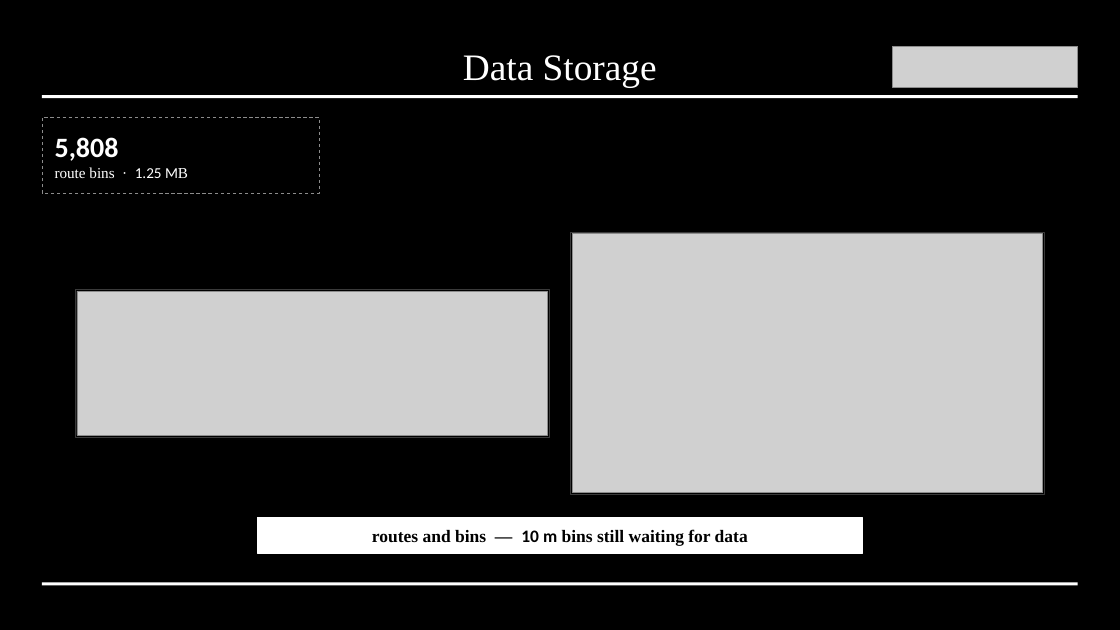
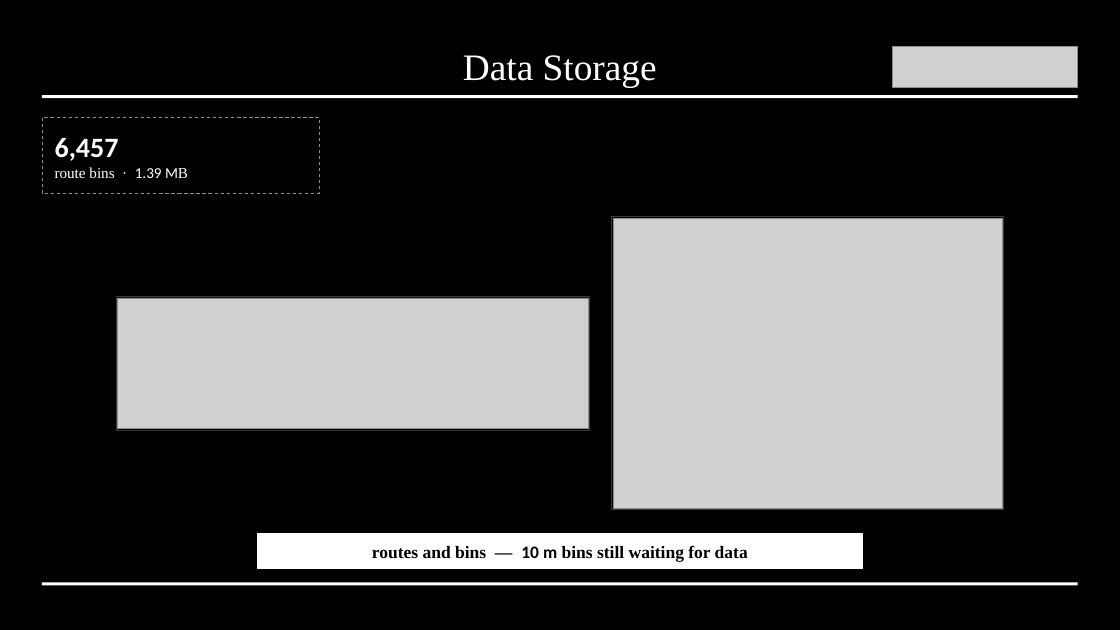
Before and after one commit to shourjomajumder/tamu-lux-survey, a slide deck: slide 4 of docs/slides/Lux_MongoDB.pptx. Drawn at 1120x630 pixels with LibreOffice and Linux fonts; fonts in the diff are those of the drawing; grey boxes stand for pictures. Boxes give left, top, right and bottom in pixels: in the first picture for what was removed or moved away, otherwise in the second. Text is boxed around its words. In the diff, an @@ line names an element or a change of style, - is before the commit and + after.

```diff
--- a/docs/slides/Lux_MongoDB.pptx
+++ b/docs/slides/Lux_MongoDB.pptx
@@ text at <box>55,138,188,178</box>: text changed @@
-5,808
-route bins · 1.25 MB
+6,457
+route bins · 1.39 MB
@@ rectangle: place and size @@
-rectangle at <box>571,232,1045,494</box>
+rectangle at <box>612,217,1004,510</box>
@@ picture: place and size @@
-picture at <box>573,234,1044,492</box>
+picture at <box>613,218,1002,508</box>
@@ rectangle: place and size @@
-rectangle at <box>76,290,549,438</box>
+rectangle at <box>116,297,590,431</box>
@@ picture: place and size @@
-picture at <box>77,292,548,436</box>
+picture at <box>118,298,588,429</box>
@@ text "routes and bins — 10 ...": place and size @@
-text "routes and bins — 10 ..." at <box>372,529,748,546</box>
+text "routes and bins — 10 ..." at <box>372,545,748,561</box>
@@ rectangle: place and size @@
-rectangle at <box>258,518,863,554</box>
+rectangle at <box>258,534,863,569</box>
```
Also in this commit, not shown: 2 other slides changed, 5 other files.
